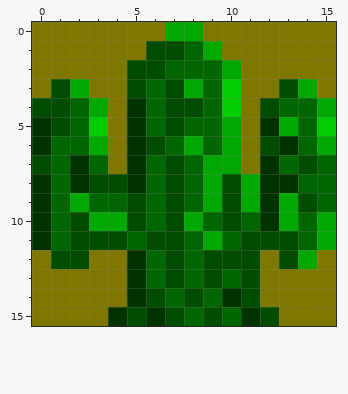
File history of a pixel-art sprite, sprites/imgCactusSand/layers/6f14c770-c8c8-46a8-b949-be2a1796eeb3/40bbc7b8-d461-431f-bd12-0603ec89ccc8.png. This is how it looked before the edit.
The file is 16x16 pixels.
The same view after the edit:
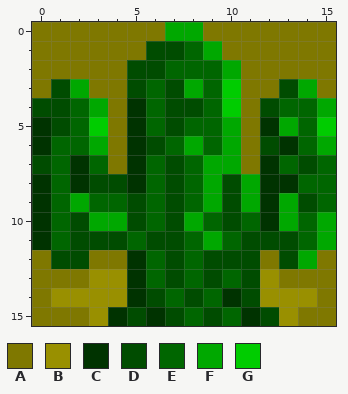
Palette (. is transparent): A #7f7800  B #999000  C #003300  D #004c00  E #006600  F #00a800  G #00cc00
Change:
@@ x 0..15 @@
 12 ADDAACEDEDDDADFA
-13 AAAAACEDEDEDAAAA
-14 AAAAACDEDECDAAAA
-15 AAAACDCDEDECDAAA
+13 AAABBCEDEDEDBAAA
+14 ABBBBCDEDECDBBBA
+15 AAABCDCDEDECDBAA
Changed places in both pictures, as pixel boxes (x1, y1, x2, y2):
changed: (51, 269, 127, 326)
changed: (260, 269, 317, 326)
